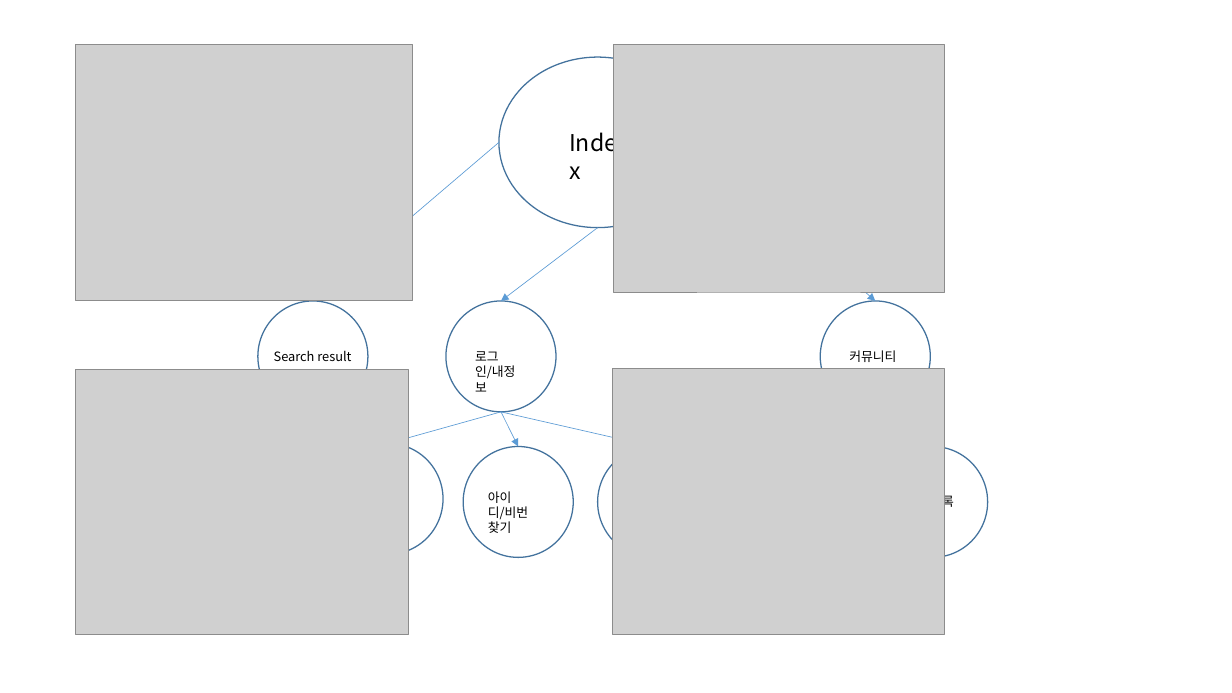
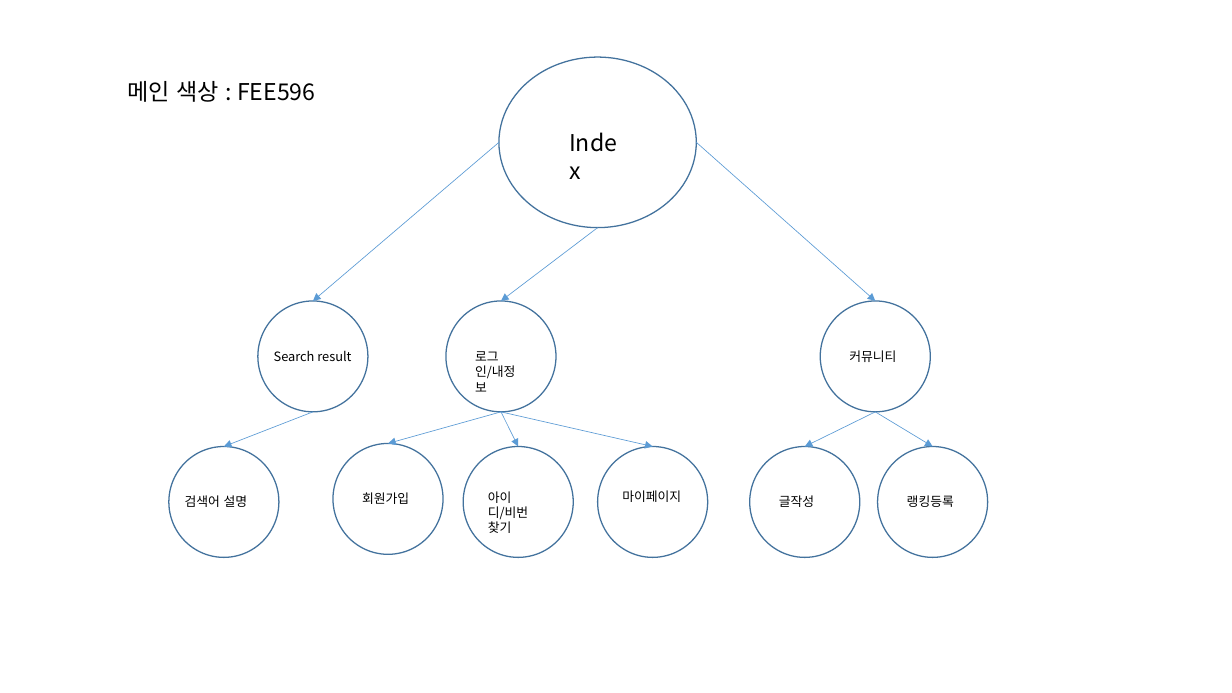
Before and after one commit to What-The-Pork/meeting-log, a slide deck: slide 6 of 팀프로젝트_제안서.pptx. Drawn at 1232x693 pixels with LibreOffice and Linux fonts; fonts in the diff are those of the drawing; grey boxes stand for pictures. Boxes give left, top, right and bottom in pixels: in the first picture for what was removed or moved away, otherwise in the second. Text is boxed around its words. In the diff, an @@ line names an element or a change of style, - is before the commit and + after.

```diff
--- a/팀프로젝트_제안서.pptx
+++ b/팀프로젝트_제안서.pptx
@@ picture removed at bbox=[76, 44, 413, 300] @@
@@ picture removed at bbox=[614, 44, 945, 292] @@
@@ text added at bbox=[128, 81, 315, 102], 18 pt, text #000000 @@
+메인 색상 : FEE596
@@ picture removed at bbox=[76, 370, 409, 634] @@
@@ picture removed at bbox=[613, 369, 945, 634] @@
@@ arrow added from (313, 412) to (224, 446), #5B9BD5 0.5 pt @@
@@ arrow added from (875, 412) to (805, 446), #5B9BD5 0.5 pt @@
@@ arrow added from (875, 412) to (933, 446), #5B9BD5 0.5 pt @@
@@ ellipse added at bbox=[169, 446, 279, 557], outline #43739E 1 pt @@
@@ ellipse added at bbox=[750, 446, 860, 557], outline #43739E 1 pt @@
@@ text added at bbox=[185, 495, 248, 507], 10 pt, text #000000 @@
+검색어 설명
@@ text added at bbox=[622, 490, 681, 502], 10 pt, text #000000 @@
+마이페이지
@@ text added at bbox=[779, 495, 814, 507], 10 pt, text #000000 @@
+글작성
```
Also in this commit, not shown: 1 slide removed, 1 other file.
